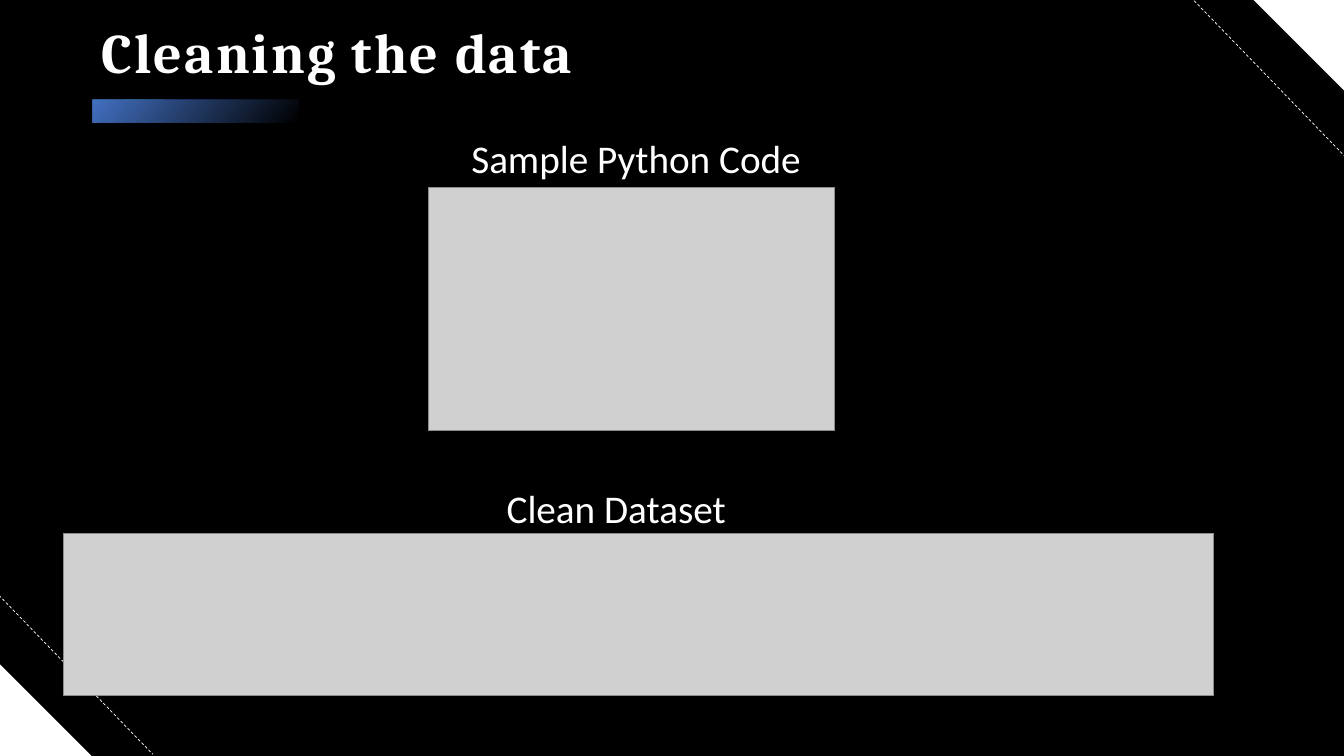
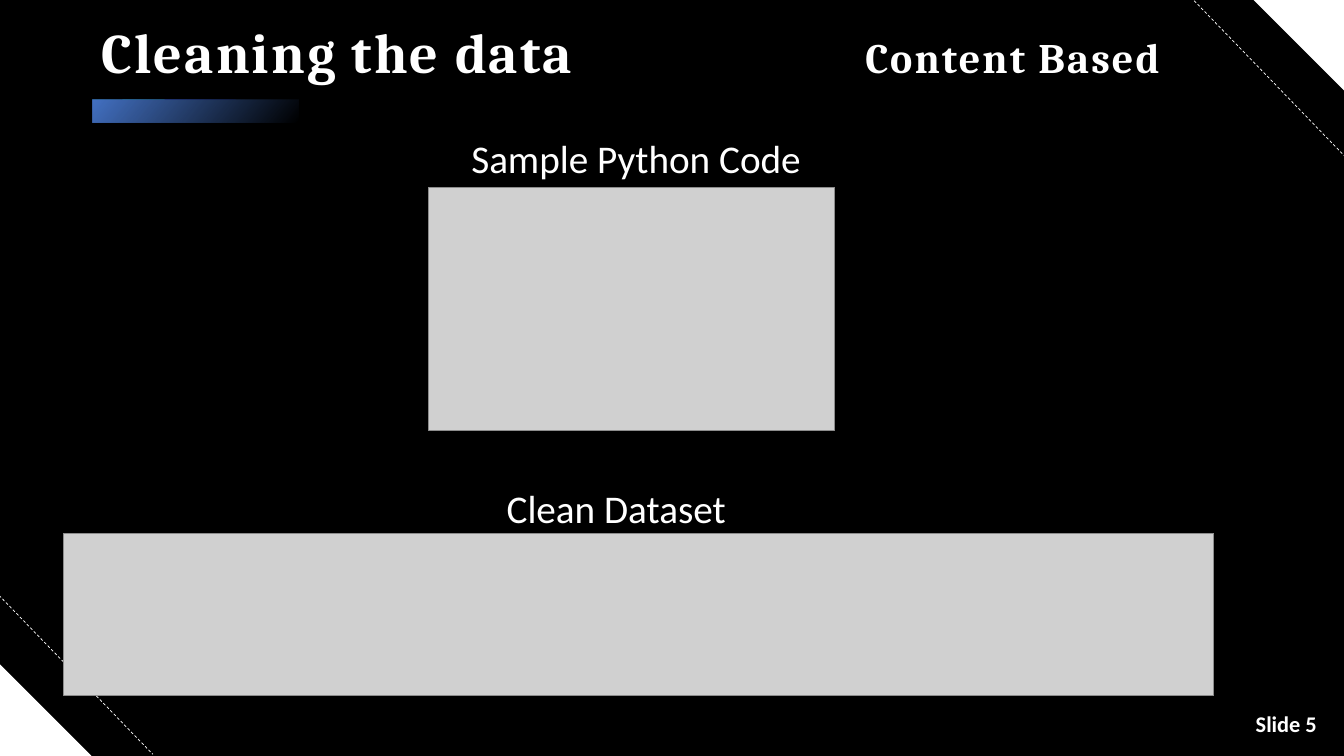
Before and after one commit to cseebec/Movie_Recommendation_P4, a slide deck: slide 6 of Movie Recommendation Systems.pptx. Drawn at 1344x756 pixels with LibreOffice and Linux fonts; fonts in the diff are those of the drawing; grey boxes stand for pictures; background and template pictures are left out. Boxes give left, top, right and bottom in pixels: in the first picture for what was removed or moved away, otherwise in the second. Text is boxed around its words. In the diff, an @@ line names an element or a change of style, - is before the commit and + after.

```diff
--- a/Movie Recommendation Systems.pptx
+++ b/Movie Recommendation Systems.pptx
@@ title at bbox=[102, 34, 1159, 85]: text changed @@
-Cleaning the data
+Cleaning the data Content Based
@@ text added at bbox=[1256, 716, 1316, 732], 16 pt, text #FFFFFF, bold @@
+Slide 5
```
Also in this commit, not shown: 9 other slides changed, 4 slides added.
